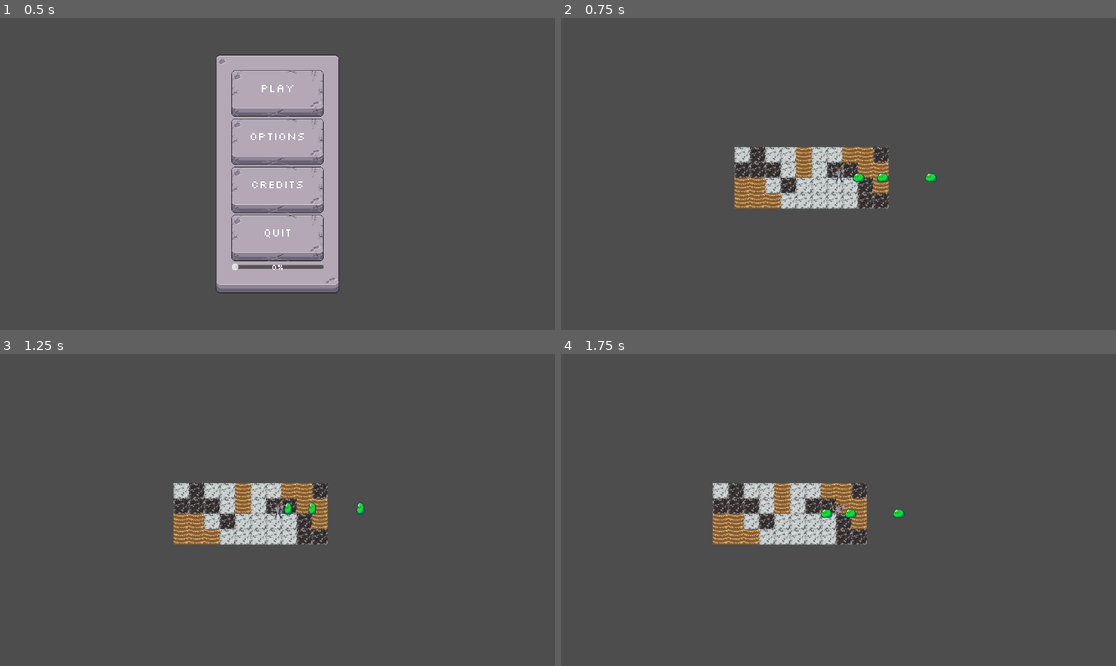
Above: before the commit, frames 1-4 (two rows, left to right).
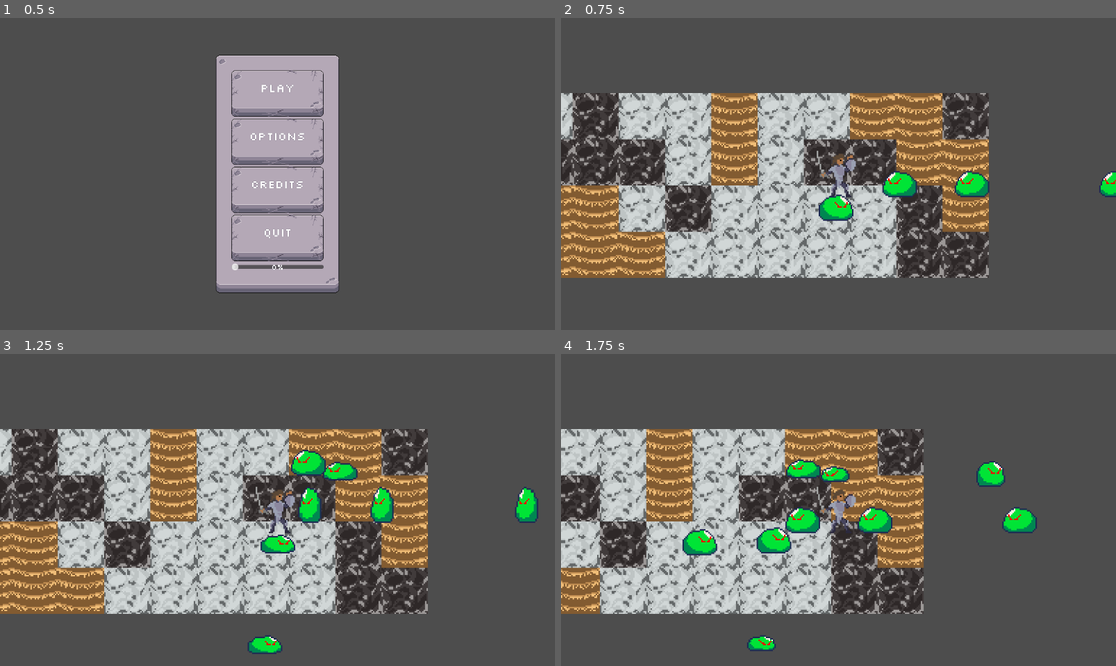
Above: after the commit, the same moments.

Repository: Nocturnal-Skirmish/nocskir
Game: Godot game, scene res://scenes/game_ui.tscn
Two runs of this game, one before a commit and one after it. Both use one fixed random seed, a clock stepped at 60 frames per second and the inputs below.
Inputs (mouse positions are in pixels of both pictures, inside the frame that each line leads up to):
- Up to frame 1 (0.5 s): no input
- Up to frame 2 (0.75 s): click "Options" at 0.5 s
- Up to frame 3 (1.25 s): no input
- Up to frame 4 (1.75 s): move the mouse to (960, 494) at 1.27 s; hold Right (ui_right) from 1.28 s (still down); hold C from 1.28 s (still down)

Frame 1 is identical in both runs. In frame 2, 40% of the frame differs, in the area x 0-100%, y 24-84%; in frame 3, 40%, in the area x 0-97%, y 24-97%; in frame 4, 35%.

Commit message:
more tiles

Diff:
--- a/project/nocturnal-skirmish/scenes/main.tscn
+++ b/project/nocturnal-skirmish/scenes/main.tscn
@@ -118,6 +118,7 @@
 shape = SubResource("CapsuleShape2D_0wfyh")
 
 [node name="Camera2D" type="Camera2D" parent="Player"]
+zoom = Vector2(3, 3)
 
 [node name="EnemySpawnArea" type="Area2D" parent="Player/Camera2D"]
 
--- a/project/nocturnal-skirmish/scripts/main_game.gd
+++ b/project/nocturnal-skirmish/scripts/main_game.gd
@@ -1,7 +1,7 @@
 extends Node2D
 
 @export var enemy_spawn_timer = 0.0
-@export var enemy_spawn_interval = 3.0
+@export var enemy_spawn_interval = 0.01
 @onready var EnemySlimeScene = preload("res://scenes/enemy_slime.tscn")
 @onready var spawn_count = 0
 
Not shown, added: concept/tilemap_concept.aseprite
Not shown, changed: concept/tilemap_concept.png
